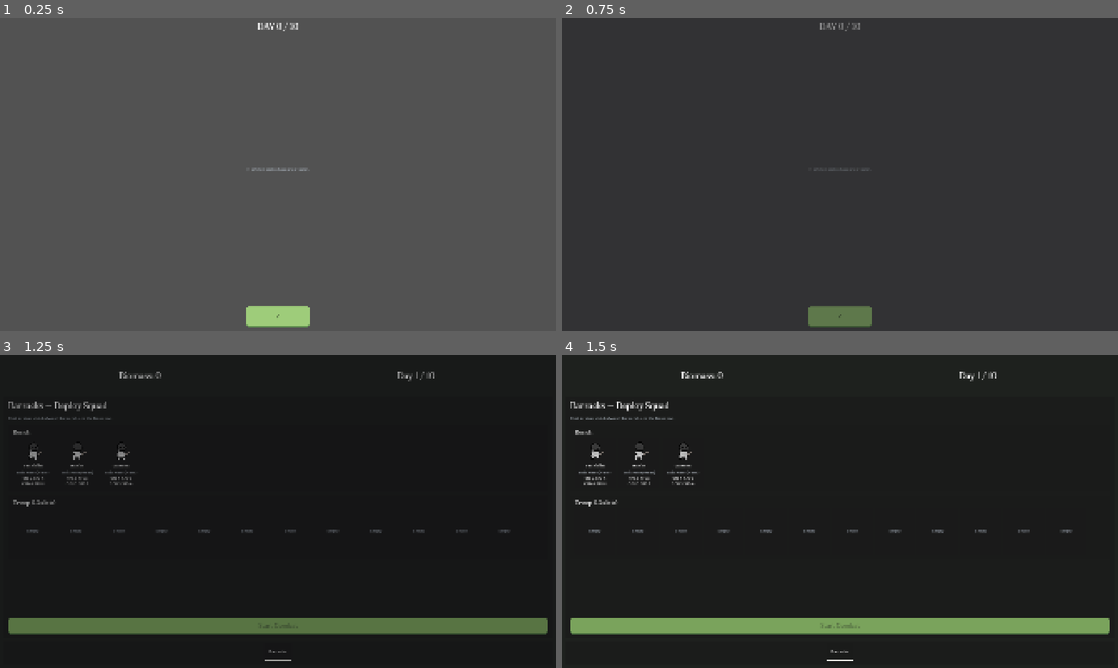
Above: before the commit, frames 1-4 (two rows, left to right).
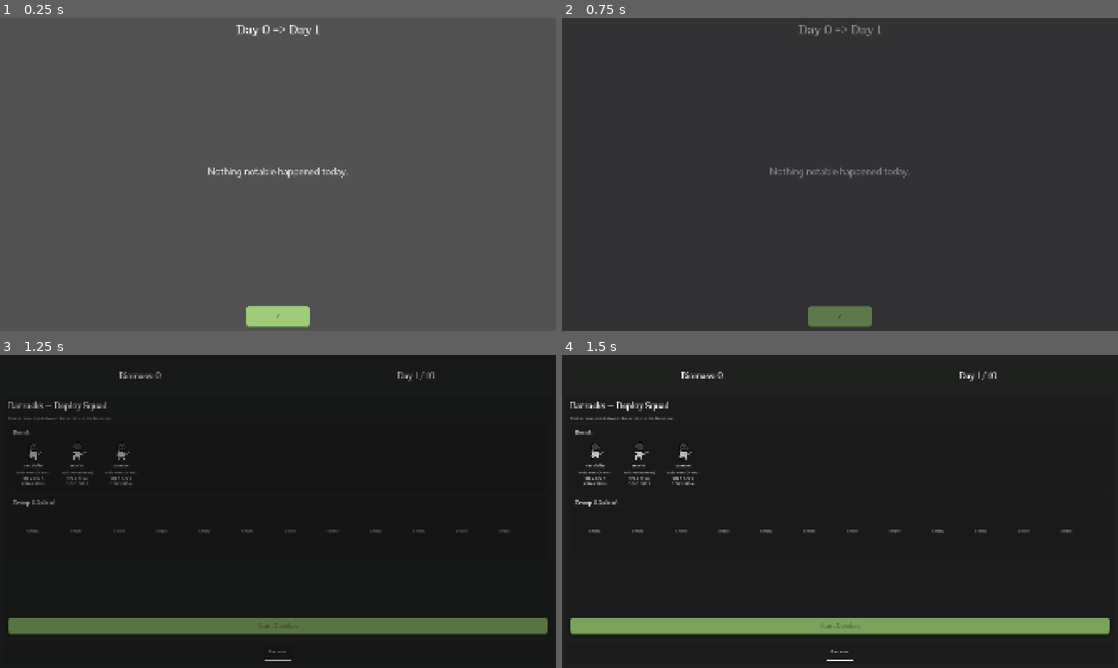
Above: after the commit, the same moments.

Repository: stonecauldron/mycelium-prototype
Game: Godot game, scene res://assets/day_summary/day_summary.tscn
Two runs of this game, one before a commit and one after it. Both use one fixed random seed, a clock stepped at 60 frames per second and the inputs below. This scene is started directly instead of the project's main scene.
Inputs:
- Up to frame 1 (0.25 s): no input
- Up to frame 2 (0.75 s): click "✓" at 0.5 s
- Up to frame 3 (1.25 s): no input
- Up to frame 4 (1.5 s): click "Barracks" at 1.25 s

The runs differ from the first frame. In frame 1, 0.6% of the frame differs, in the area x 37-63%, y 1-52%; in frame 2, 0.4%; in frame 3, nothing differs; in frame 4, nothing differs.

Commit message:
Enlarge day summary title and entry typography.
Show the day transition in the title and use a larger SummaryEntryLabel for feed rows.

Co-authored-by: Cursor <cursoragent@cursor.com>

Diff:
--- a/assets/day_summary/day_summary.gd
+++ b/assets/day_summary/day_summary.gd
@@ -16,7 +16,7 @@
 
 
 func _ready() -> void:
-	_title.text = "DAY %d / %d" % [GameState.current_day, GameState.WIN_DAYS]
+	_title.text = "Day %d => Day %d" % [GameState.current_day, GameState.current_day + 1]
 	_populate_entries(DaySummaryFeed.take_entries())
 	_continue_button.pressed.connect(_on_continue_pressed)
 	_continue_button.grab_focus()
@@ -44,9 +44,15 @@
 
 
 func _make_message_row(text: String) -> Control:
+	return _make_entry_label(text)
+
+
+func _make_entry_label(text: String) -> Label:
 	var label := Label.new()
-	label.theme_type_variation = &"PageSubtitleLabel"
+	label.theme_type_variation = &"SummaryEntryLabel"
 	label.text = text
+	label.vertical_alignment = VERTICAL_ALIGNMENT_CENTER
+	label.size_flags_vertical = Control.SIZE_SHRINK_CENTER
 	return label
 
 
@@ -62,12 +68,7 @@
 	host.size_flags_vertical = Control.SIZE_SHRINK_CENTER
 	row.add_child(host)
 	unit.mount_portrait(host, _PORTRAIT_SCALE)
-
-	var label := Label.new()
-	label.text = text
-	label.vertical_alignment = VERTICAL_ALIGNMENT_CENTER
-	label.size_flags_vertical = Control.SIZE_SHRINK_CENTER
-	row.add_child(label)
+	row.add_child(_make_entry_label(text))
 
 	return row
 
@@ -80,12 +81,7 @@
 	icon.size_flags_vertical = Control.SIZE_SHRINK_CENTER
 	icon.color = _RANGE_COLORS.get(range_class, Color(0.7, 0.7, 0.7))
 	row.add_child(icon)
-
-	var label := Label.new()
-	label.text = text
-	label.vertical_alignment = VERTICAL_ALIGNMENT_CENTER
-	label.size_flags_vertical = Control.SIZE_SHRINK_CENTER
-	row.add_child(label)
+	row.add_child(_make_entry_label(text))
 
 	return row
 
--- a/assets/day_summary/day_summary.tscn
+++ b/assets/day_summary/day_summary.tscn
@@ -1,9 +1,9 @@
-[gd_scene load_steps=3 format=3]
+[gd_scene format=3 uid="uid://dgubsx06pskym"]
 
-[ext_resource type="Script" path="res://assets/day_summary/day_summary.gd" id="1_summary"]
-[ext_resource type="Theme" path="res://assets/themes/default.tres" id="2_theme"]
+[ext_resource type="Script" uid="uid://0jwhnpwuivng" path="res://assets/day_summary/day_summary.gd" id="1_summary"]
+[ext_resource type="Theme" uid="uid://b8rmvb87hj66n" path="res://assets/themes/default.tres" id="2_theme"]
 
-[node name="DaySummary" type="Control"]
+[node name="DaySummary" type="Control" unique_id=1288080575]
 layout_mode = 3
 anchors_preset = 15
 anchor_right = 1.0
@@ -13,7 +13,7 @@
 theme = ExtResource("2_theme")
 script = ExtResource("1_summary")
 
-[node name="Background" type="ColorRect" parent="."]
+[node name="Background" type="ColorRect" parent="." unique_id=1551694159]
 layout_mode = 1
 anchors_preset = 15
 anchor_right = 1.0
@@ -23,7 +23,7 @@
 mouse_filter = 2
 color = Color(0.32, 0.32, 0.32, 1)
 
-[node name="RootMargin" type="MarginContainer" parent="."]
+[node name="RootMargin" type="MarginContainer" parent="." unique_id=1270622962]
 layout_mode = 1
 anchors_preset = 15
 anchor_right = 1.0
@@ -32,31 +32,32 @@
 grow_vertical = 2
 theme_type_variation = &"ScreenMargin"
 
-[node name="RootVBox" type="VBoxContainer" parent="RootMargin"]
+[node name="RootVBox" type="VBoxContainer" parent="RootMargin" unique_id=1441725800]
 layout_mode = 2
 theme_type_variation = &"StackVBox"
 
-[node name="Header" type="VBoxContainer" parent="RootMargin/RootVBox"]
+[node name="Header" type="VBoxContainer" parent="RootMargin/RootVBox" unique_id=755370294]
 layout_mode = 2
 theme_type_variation = &"TightVBox"
 
-[node name="Title" type="Label" parent="RootMargin/RootVBox/Header"]
+[node name="Title" type="Label" parent="RootMargin/RootVBox/Header" unique_id=339360445]
 unique_name_in_owner = true
 layout_mode = 2
 theme_type_variation = &"PageTitleLabel"
+theme_override_font_sizes/font_size = 42
 text = "DAY SUMMARY"
 horizontal_alignment = 1
 
-[node name="EntriesHost" type="CenterContainer" parent="RootMargin/RootVBox"]
+[node name="EntriesHost" type="CenterContainer" parent="RootMargin/RootVBox" unique_id=475253676]
 layout_mode = 2
 size_flags_vertical = 3
 
-[node name="Entries" type="VBoxContainer" parent="RootMargin/RootVBox/EntriesHost"]
+[node name="Entries" type="VBoxContainer" parent="RootMargin/RootVBox/EntriesHost" unique_id=1891318588]
 unique_name_in_owner = true
 layout_mode = 2
 theme_type_variation = &"SectionVBox"
 
-[node name="ContinueButton" type="Button" parent="RootMargin/RootVBox"]
+[node name="ContinueButton" type="Button" parent="RootMargin/RootVBox" unique_id=1379873894]
 unique_name_in_owner = true
 custom_minimum_size = Vector2(220, 72)
 layout_mode = 2
--- a/assets/themes/default.tres
+++ b/assets/themes/default.tres
@@ -143,6 +143,10 @@
 SubtitleLabel/colors/font_color = Color(0.75, 0.7, 0.68, 1)
 SubtitleLabel/font_sizes/font_size = 22
 SubtitleLabel/fonts/font = SubResource("Font_fraunces_title")
+SummaryEntryLabel/base_type = &"Label"
+SummaryEntryLabel/colors/font_color = Color(0.9, 0.92, 0.94, 1)
+SummaryEntryLabel/font_sizes/font_size = 32
+SummaryEntryLabel/fonts/font = SubResource("Font_figtree_body")
 TabBarRow/base_type = &"HBoxContainer"
 TabBarRow/constants/separation = 10
 TabColumn/base_type = &"VBoxContainer"
